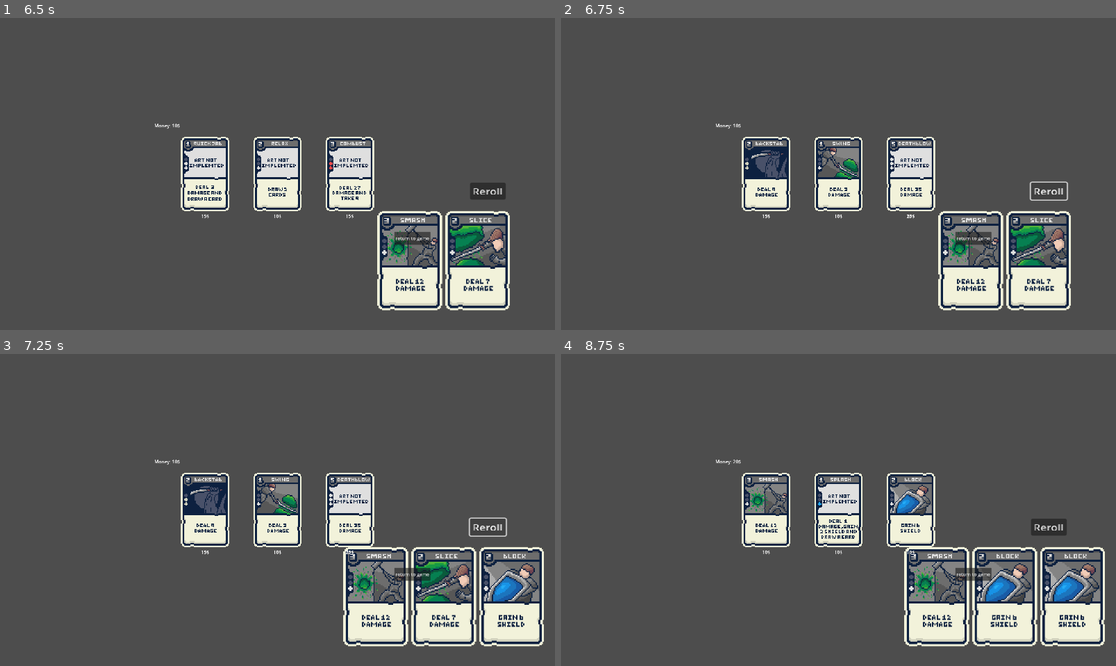
Above: before the commit, frames 1-4 (two rows, left to right).
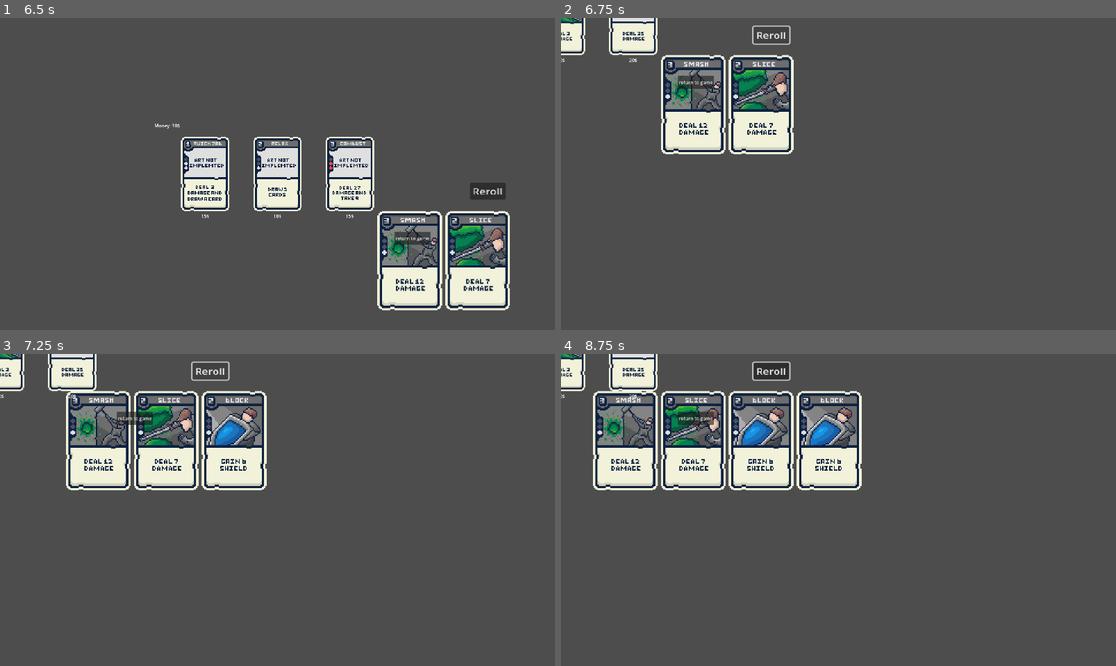
Above: after the commit, the same moments.

Repository: Fredeblok0912/Card_game
Game: Godot game, scene res://menu.tscn
Two runs of this game, one before a commit and one after it. Both use one fixed random seed, a clock stepped at 60 frames per second and the inputs below.
Inputs (mouse positions are in pixels of both pictures, inside the frame that each line leads up to):
- Up to frame 1 (6.5 s): click (155, 270) at 0.5 s; move the mouse to (266, 261) at 1.27 s; hold Up (ui_up) 1.28-2.03 s; click (266, 261) at 1.42 s; move the mouse to (277, 261) at 2.02 s; hold Down (ui_down) 2.03-2.78 s; click (277, 261) at 2.17 s; move the mouse to (149, 89) at 2.77 s; hold Up (ui_up) 2.78-4.28 s; click (149, 89) at 2.92 s; move the mouse to (277, 261) at 3.52 s; click (277, 261) at 3.67 s; move the mouse to (205, 89) at 4.27 s; hold Down (ui_down) 4.28-5 s; click (205, 89) at 4.42 s; click "End Turn" at 5 s; move the mouse to (266, 261) at 5.77 s; hold Down (ui_down) from 5.78 s (still down); click (266, 261) at 5.92 s
- Up to frame 2 (6.75 s): release Down (ui_down) at 6.5 s; click "Reroll" at 6.5 s
- Up to frame 3 (7.25 s): no input
- Up to frame 4 (8.75 s): move the mouse to (1005, 597) at 7.27 s; hold Down (ui_down) 7.28-8.03 s; click (1005, 597) at 7.42 s; move the mouse to (1038, 597) at 8.02 s; hold Up (ui_up) from 8.03 s (still down); click (1038, 597) at 8.17 s

Frame 1 is identical in both runs. In frame 2, 21% of the frame differs, in the area x 0-92%, y 0-94%; in frame 3, 28%; in frame 4, 32%, in the area x 0-98%, y 0-94%.

Commit message:
Fix remove cards shop

Diff:
--- a/shop.gd
+++ b/shop.gd
@@ -119,5 +119,7 @@
 func _on_button2_pressed() -> void:
 	if player.money > rerolls:
 		player.money -= rerolls
+		for card in $Cards.get_children():
+			card.queue_free()
 		display_cards()
 		rerolls += 1
